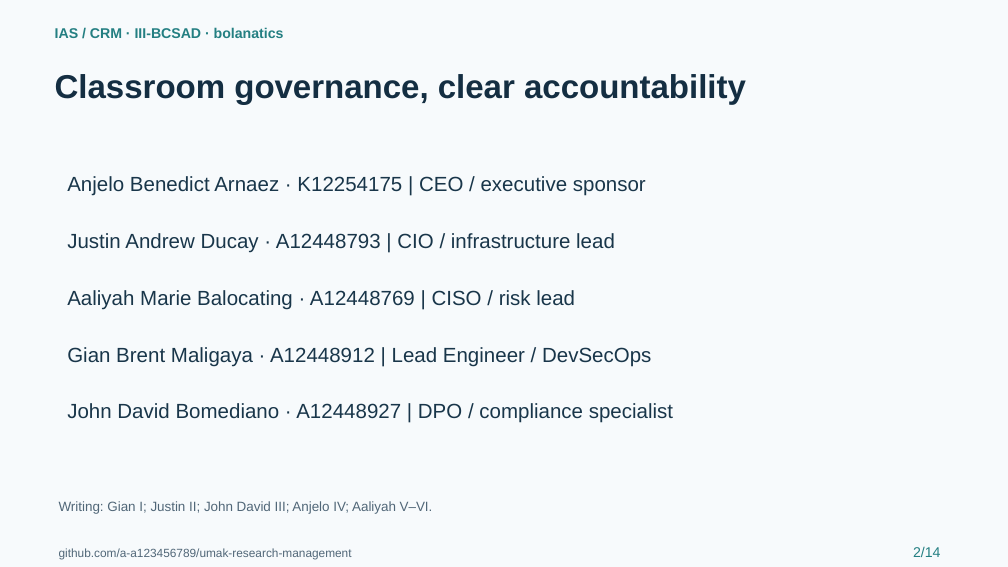
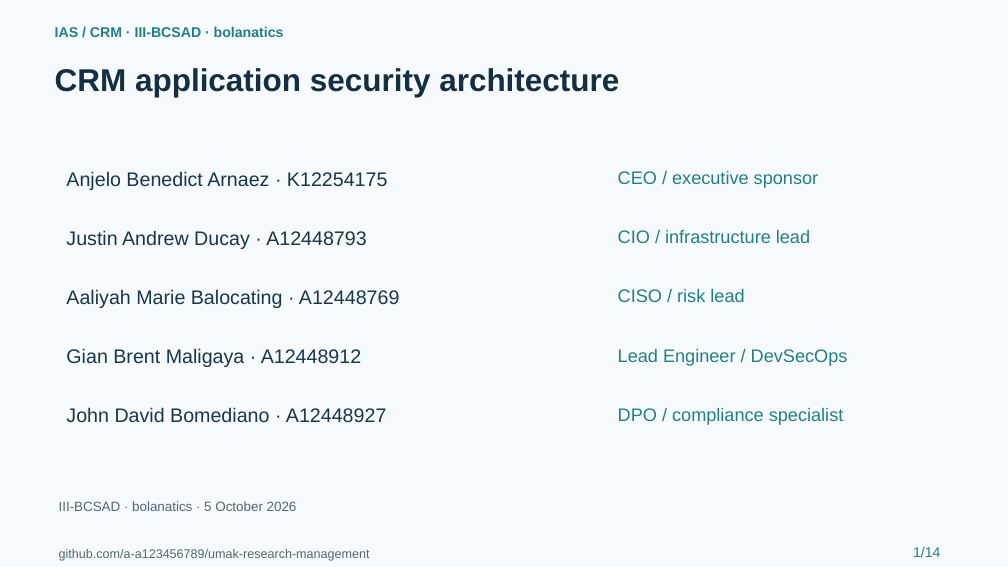
Before and after one commit to a-a123456789/umak-research-management, a slide deck: slide 1 of submissions/IAS_Defense.pptx (slide 2 before the commit). Drawn at 1008x567 pixels with LibreOffice and Linux fonts; fonts in the diff are those of the drawing. Boxes give left, top, right and bottom in pixels: in the first picture for what was removed or moved away, otherwise in the second. Text is boxed around its words. In the diff, an @@ line names an element or a change of style, - is before the commit and + after.

```diff
--- a/submissions/IAS_Defense.pptx
+++ b/submissions/IAS_Defense.pptx
@@ text removed at <box>55,74,746,104</box> @@
-Classroom governance, clear accountability
@@ text added at <box>55,68,619,97</box>, 30 pt, text #142E42, bold @@
+CRM application security architecture
@@ text at <box>66,171,388,190</box>: text changed; size 19.5 to 18.8 pt @@
-Anjelo Benedict Arnaez · K12254175 | CEO / executive sponsor
+Anjelo Benedict Arnaez · K12254175
@@ text added at <box>618,171,819,188</box>, 17.2 pt, text #247F82 @@
+CEO / executive sponsor
@@ text at <box>66,230,367,249</box>: text changed; size 19.5 to 18.8 pt @@
-Justin Andrew Ducay · A12448793 | CIO / infrastructure lead
+Justin Andrew Ducay · A12448793
@@ text added at <box>618,230,810,243</box>, 17.2 pt, text #247F82 @@
+CIO / infrastructure lead
@@ text at <box>66,289,400,308</box>: text changed; size 19.5 to 18.8 pt @@
-Aaliyah Marie Balocating · A12448769 | CISO / risk lead
+Aaliyah Marie Balocating · A12448769
@@ text added at <box>618,289,744,302</box>, 17.2 pt, text #247F82 @@
+CISO / risk lead
@@ text at <box>66,348,362,367</box>: text changed; size 19.5 to 18.8 pt @@
-Gian Brent Maligaya · A12448912 | Lead Engineer / DevSecOps
+Gian Brent Maligaya · A12448912
@@ text added at <box>618,349,848,366</box>, 17.2 pt, text #247F82 @@
+Lead Engineer / DevSecOps
@@ text at <box>66,407,387,423</box>: text changed; size 19.5 to 18.8 pt @@
-John David Bomediano · A12448927 | DPO / compliance specialist
+John David Bomediano · A12448927
@@ text added at <box>618,408,844,425</box>, 17.2 pt, text #247F82 @@
+DPO / compliance specialist
@@ text at <box>59,501,297,511</box>: text changed @@
-Writing: Gian I; Justin II; John David III; Anjelo IV; Aaliyah V–VI.
+III-BCSAD · bolanatics · 5 October 2026
@@ text "github.com/a-a123456789/umak-research-management" at <box>59,549,370,561</box>: size 11.2 to 12 pt @@
@@ text at <box>913,547,940,557</box>: text changed @@
-2/14
+1/14
```
Also in this commit, not shown: 2 other slides changed, 11 slides added, 11 slides removed, 47 other files.
